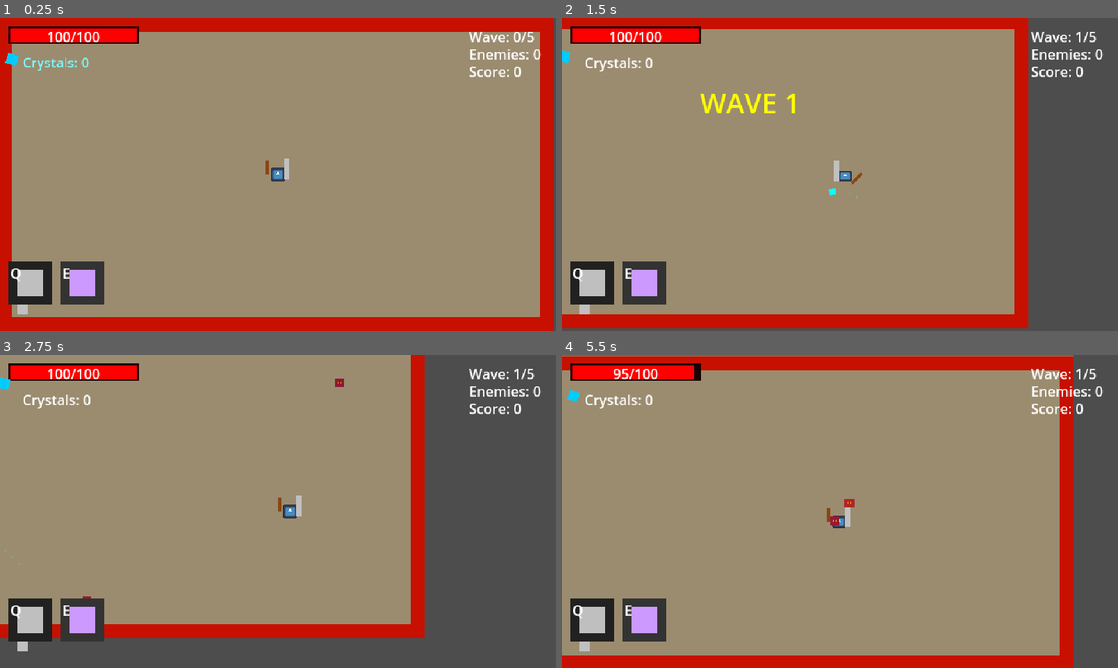
Above: before the commit, frames 1-4 (two rows, left to right).
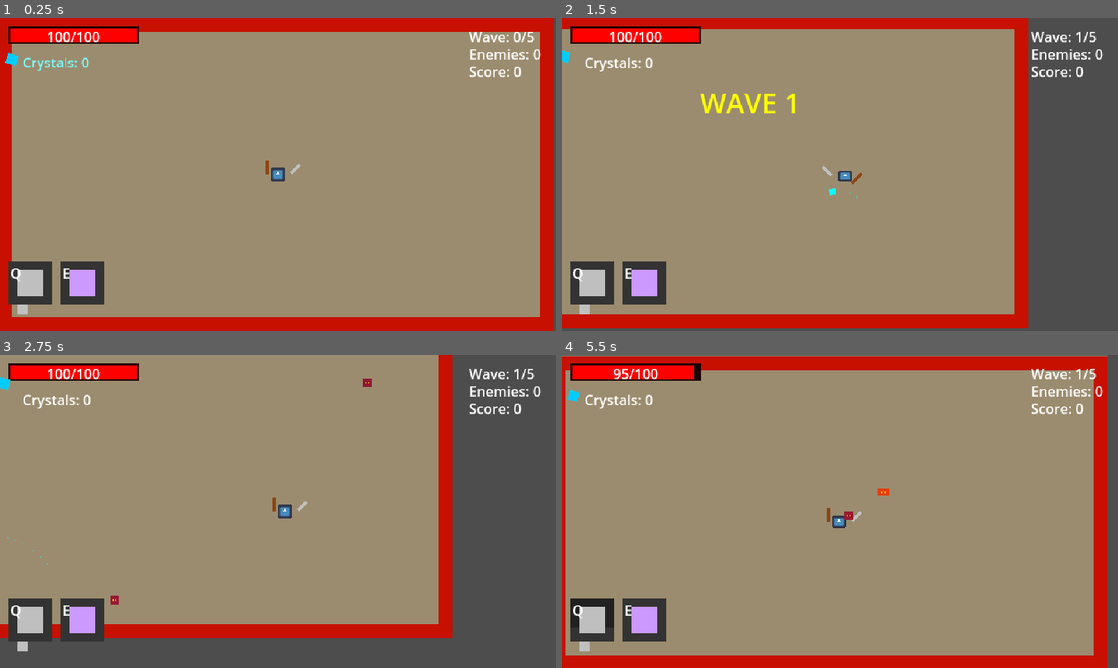
Above: after the commit, the same moments.

Repository: Azgr9/chaos
Game: Godot game, scene res://Scenes/Game/Game.tscn
Two runs of this game, one before a commit and one after it. Both use one fixed random seed, a clock stepped at 60 frames per second and the inputs below. The engine's default icon, where the game draws it, is replaced by a stand-in: a white triangle on a blue panel in a dark square.
Inputs (mouse positions are in pixels of both pictures, inside the frame that each line leads up to):
- Up to frame 1 (0.25 s): no input
- Up to frame 2 (1.5 s): move the mouse to (962, 158) at 0.52 s; hold D (move_right) 0.53-1.28 s; tap Space (dash) at 0.6 s; move the mouse to (728, 190) at 1.27 s; hold S (move_down) from 1.28 s (still down); right-click (728, 190) at 1.35 s
- Up to frame 3 (2.75 s): move the mouse to (333, 442) at 2.02 s; release S (move_down) at 2.03 s; hold D (move_right) from 2.03 s (still down); click (333, 442) at 2.1 s
- Up to frame 4 (5.5 s): move the mouse to (812, 574) at 2.77 s; release D (move_right) at 2.78 s; hold W (move_up) 2.78-3.53 s; tap Q (swap_weapon) at 2.85 s; move the mouse to (1006, 558) at 3.52 s; hold O 3.53-4.28 s; hold A (move_left) 3.53-5.03 s; move the mouse to (673, 464) at 4.27 s; tap L at 4.35 s; move the mouse to (867, 511) at 5.02 s; hold S (move_down) from 5.03 s (still down); hold P from 5.03 s (still down)

The runs differ from the first frame. In frame 1, less than 0.1% of the frame differs, in the area x 51-54%, y 44-52%; in frame 2, less than 0.1%; in frame 3, 7.0%; in frame 4, 9.1%, in the area x 0-99%, y 0-100%.
Error before the commit: Parse Error: Expression is of type "Node" so it can't be of type "Tween". (res://Scripts/Weapons/BasicSword.gd:348)

Commit message:
Fix: Proper tween handling to prevent type errors
- Added active_attack_tween variable to track animation tweens properly
- Replaced incorrect tween cleanup logic that caused type errors
- Now properly kills active tween when attack is interrupted or finished
- Fixes Godot 4 tween handling (tweens are not child nodes)

🤖 Generated with [Claude Code](https://claude.com/claude-code)

Co-Authored-By: Claude <noreply@anthropic.com>

Diff:
--- a/Scripts/Weapons/BasicSword.gd
+++ b/Scripts/Weapons/BasicSword.gd
@@ -27,6 +27,7 @@
 var can_attack: bool = true
 var damage_multiplier: float = 1.0
 var hits_this_swing: Array = []  # Track what we hit this swing
+var active_attack_tween: Tween = null  # Track active tween to kill it if needed
 
 # Combo system
 var combo_count: int = 0
@@ -186,25 +187,29 @@
 	elif is_dash_attack:
 		sprite.color = Color.CYAN  # Cyan for dash attack
 
-	var tween = create_tween()
-	tween.set_parallel(true)
+	# Kill any existing tween before creating a new one
+	if active_attack_tween:
+		active_attack_tween.kill()
+
+	active_attack_tween = create_tween()
+	active_attack_tween.set_parallel(true)
 
 	# Scale up from idle size to full attack size
-	tween.tween_property(sprite, "scale", Vector2.ONE, duration * 0.3)
+	active_attack_tween.tween_property(sprite, "scale", Vector2.ONE, duration * 0.3)
 
 	# Starting position - raised up and back
 	pivot.rotation = deg_to_rad(-120)
 	pivot.position = Vector2(-5, -10)
 
 	# Create swing arc
-	tween.set_parallel(false)
+	active_attack_tween.set_parallel(false)
 
 	# Anticipation - pull back slightly more (shorter for speed)
-	tween.tween_property(pivot, "rotation", deg_to_rad(-130), duration * 0.2)
-	tween.parallel().tween_property(pivot, "position", Vector2(-8, -12), duration * 0.2)
+	active_attack_tween.tween_property(pivot, "rotation", deg_to_rad(-130), duration * 0.2)
+	active_attack_tween.parallel().tween_property(pivot, "position", Vector2(-8, -12), duration * 0.2)
 
 	# Enable hitbox and create enhanced trail
-	tween.tween_callback(func():
+	active_attack_tween.tween_callback(func():
 		hit_box_collision.disabled = false
 		_create_swing_trail(is_combo_finisher, is_dash_attack)
 	)
@@ -212,29 +217,29 @@
 	# Main swing - more stretch for combo finisher
 	var stretch_amount = 1.7 if is_combo_finisher else 1.5
 	sprite.scale = Vector2(stretch_amount, 0.6)
-	tween.tween_property(pivot, "rotation", deg_to_rad(70), duration * 0.5)\
+	active_attack_tween.tween_property(pivot, "rotation", deg_to_rad(70), duration * 0.5)\
 		.set_trans(Tween.TRANS_CUBIC).set_ease(Tween.EASE_OUT)
-	tween.parallel().tween_property(pivot, "position", Vector2(5, 5), duration * 0.5)\
+	active_attack_tween.parallel().tween_property(pivot, "position", Vector2(5, 5), duration * 0.5)\
 		.set_trans(Tween.TRANS_CUBIC).set_ease(Tween.EASE_OUT)
 
 	# Reset scale with bounce
-	tween.parallel().tween_property(sprite, "scale", Vector2.ONE, duration * 0.3)\
+	active_attack_tween.parallel().tween_property(sprite, "scale", Vector2.ONE, duration * 0.3)\
 		.set_trans(Tween.TRANS_BACK).set_ease(Tween.EASE_OUT)
 
 	# Follow through
-	tween.tween_property(pivot, "rotation", deg_to_rad(90), duration * 0.3)\
+	active_attack_tween.tween_property(pivot, "rotation", deg_to_rad(90), duration * 0.3)\
 		.set_trans(Tween.TRANS_SINE).set_ease(Tween.EASE_OUT)
 
 	# Disable hitbox
-	tween.tween_callback(func(): hit_box_collision.disabled = true)
+	active_attack_tween.tween_callback(func(): hit_box_collision.disabled = true)
 
 	# Return to idle position
-	tween.tween_property(pivot, "position", Vector2.ZERO, 0.15)
-	tween.parallel().tween_property(pivot, "rotation", deg_to_rad(45), 0.15)
-	tween.parallel().tween_property(sprite, "scale", Vector2(0.6, 0.6), 0.15)
+	active_attack_tween.tween_property(pivot, "position", Vector2.ZERO, 0.15)
+	active_attack_tween.parallel().tween_property(pivot, "rotation", deg_to_rad(45), 0.15)
+	active_attack_tween.parallel().tween_property(sprite, "scale", Vector2(0.6, 0.6), 0.15)
 
 	# Finish
-	tween.tween_callback(finish_attack)
+	active_attack_tween.tween_callback(finish_attack)
 
 func _perform_horizontal_swing(duration: float = 0.25, is_dash_attack: bool = false):
 	# Enhanced visuals for combo finisher
@@ -244,23 +249,27 @@
 	elif is_dash_attack:
 		sprite.color = Color.CYAN  # Cyan for dash attack
 
-	var tween = create_tween()
-	tween.set_parallel(true)
+	# Kill any existing tween before creating a new one
+	if active_attack_tween:
+		active_attack_tween.kill()
+
+	active_attack_tween = create_tween()
+	active_attack_tween.set_parallel(true)
 
 	# Scale up from idle size to full attack size
-	tween.tween_property(sprite, "scale", Vector2.ONE, duration * 0.3)
+	active_attack_tween.tween_property(sprite, "scale", Vector2.ONE, duration * 0.3)
 
 	# Starting position - pulled to the side
 	pivot.rotation = deg_to_rad(-90)
 	pivot.position = Vector2(-8, 0)
 
-	tween.set_parallel(false)
+	active_attack_tween.set_parallel(false)
 
 	# Anticipation
-	tween.tween_property(pivot, "rotation", deg_to_rad(-100), duration * 0.2)
+	active_attack_tween.tween_property(pivot, "rotation", deg_to_rad(-100), duration * 0.2)
 
 	# Enable hitbox and create enhanced trail
-	tween.tween_callback(func():
+	active_attack_tween.tween_callback(func():
 		hit_box_collision.disabled = false
 		_create_swing_trail(is_combo_finisher, is_dash_attack)
 	)
@@ -268,26 +277,26 @@
 	# Main sweep - more stretch for combo finisher
 	var stretch_amount = 0.6 if is_combo_finisher else 0.7
 	sprite.scale.y = stretch_amount
-	tween.tween_property(pivot, "rotation", deg_to_rad(90), duration * 0.5)\
+	active_attack_tween.tween_property(pivot, "rotation", deg_to_rad(90), duration * 0.5)\
 		.set_trans(Tween.TRANS_CUBIC).set_ease(Tween.EASE_OUT)
-	tween.parallel().tween_property(pivot, "position", Vector2(8, 0), duration * 0.5)
+	active_attack_tween.parallel().tween_property(pivot, "position", Vector2(8, 0), duration * 0.5)
 
 	# Reset scale with bounce
-	tween.parallel().tween_property(sprite, "scale:y", 1.0, duration * 0.3)\
+	active_attack_tween.parallel().tween_property(sprite, "scale:y", 1.0, duration * 0.3)\
 		.set_trans(Tween.TRANS_BACK).set_ease(Tween.EASE_OUT)
 
 	# Follow through
-	tween.tween_property(pivot, "rotation", deg_to_rad(100), duration * 0.3)
+	active_attack_tween.tween_property(pivot, "rotation", deg_to_rad(100), duration * 0.3)
 
 	# Disable hitbox
-	tween.tween_callback(func(): hit_box_collision.disabled = true)
+	active_attack_tween.tween_callback(func(): hit_box_collision.disabled = true)
 
 	# Return to idle position
-	tween.tween_property(pivot, "position", Vector2.ZERO, 0.15)
-	tween.parallel().tween_property(pivot, "rotation", deg_to_rad(45), 0.15)
-	tween.parallel().tween_property(sprite, "scale", Vector2(0.6, 0.6), 0.15)
-
-	tween.tween_callback(finish_attack)
+	active_attack_tween.tween_property(pivot, "position", Vector2.ZERO, 0.15)
+	active_attack_tween.parallel().tween_property(pivot, "rotation", deg_to_rad(45), 0.15)
+	active_attack_tween.parallel().tween_property(sprite, "scale", Vector2(0.6, 0.6), 0.15)
+
+	active_attack_tween.tween_callback(finish_attack)
 
 func _perform_stab_attack(duration: float = 0.25, is_dash_attack: bool = false):
 	# Enhanced visuals for combo finisher
@@ -297,56 +306,60 @@
 	elif is_dash_attack:
 		sprite.color = Color.CYAN  # Cyan for dash attack
 
-	var tween = create_tween()
-	tween.set_parallel(true)
+	# Kill any existing tween before creating a new one
+	if active_attack_tween:
+		active_attack_tween.kill()
+
+	active_attack_tween = create_tween()
+	active_attack_tween.set_parallel(true)
 
 	# Scale up from idle size to full attack size
-	tween.tween_property(sprite, "scale", Vector2.ONE, duration * 0.3)
+	active_attack_tween.tween_property(sprite, "scale", Vector2.ONE, duration * 0.3)
 
 	# Starting position - pulled back
 	pivot.rotation = 0
 	pivot.position = Vector2(-15, 0)
 
-	tween.set_parallel(false)
+	active_attack_tween.set_parallel(false)
 
 	# Pull back more (anticipation)
-	tween.tween_property(pivot, "position", Vector2(-20, 0), duration * 0.3)
+	active_attack_tween.tween_property(pivot, "position", Vector2(-20, 0), duration * 0.3)
 
 	# Enable hitbox and create enhanced trail
-	tween.tween_callback(func():
+	active_attack_tween.tween_callback(func():
 		hit_box_collision.disabled = false
 		_create_swing_trail(is_combo_finisher, is_dash_attack)
 	)
 
 	# Thrust forward - faster and further for combo finisher
 	var thrust_distance = 18.0 if is_combo_finisher else 15.0
-	tween.tween_property(pivot, "position", Vector2(thrust_distance, 0), duration * 0.4)\
+	active_attack_tween.tween_property(pivot, "position", Vector2(thrust_distance, 0), duration * 0.4)\
 		.set_trans(Tween.TRANS_CUBIC).set_ease(Tween.EASE_OUT)
 
 	# Scale for impact - more stretch for combo finisher
 	var stretch_amount = 1.8 if is_combo_finisher else 1.5
-	tween.parallel().tween_property(sprite, "scale:x", stretch_amount, duration * 0.2)
-	tween.tween_property(sprite, "scale:x", 1.0, duration * 0.2)\
+	active_attack_tween.parallel().tween_property(sprite, "scale:x", stretch_amount, duration * 0.2)
+	active_attack_tween.tween_property(sprite, "scale:x", 1.0, duration * 0.2)\
 		.set_trans(Tween.TRANS_BACK).set_ease(Tween.EASE_OUT)
 
 	# Pull back
-	tween.tween_property(pivot, "position", Vector2(0, 0), duration * 0.3)
+	active_attack_tween.tween_property(pivot, "position", Vector2(0, 0), duration * 0.3)
 
 	# Disable hitbox
-	tween.tween_callback(func(): hit_box_collision.disabled = true)
+	active_attack_tween.tween_callback(func(): hit_box_collision.disabled = true)
 
 	# Return to idle position
-	tween.tween_property(pivot, "position", Vector2.ZERO, 0.15)
-	tween.parallel().tween_property(pivot, "rotation", deg_to_rad(45), 0.15)
-	tween.parallel().tween_property(sprite, "scale", Vector2(0.6, 0.6), 0.15)
-
-	tween.tween_callback(finish_attack)
+	active_attack_tween.tween_property(pivot, "position", Vector2.ZERO, 0.15)
+	active_attack_tween.parallel().tween_property(pivot, "rotation", deg_to_rad(45), 0.15)
+	active_attack_tween.parallel().tween_property(sprite, "scale", Vector2(0.6, 0.6), 0.15)
+
+	active_attack_tween.tween_callback(finish_attack)
 
 func finish_attack():
-	# CRITICAL: Kill all active tweens to prevent stuck animations
-	for child in get_children():
-		if child is Tween:
-			child.kill()
+	# CRITICAL: Kill active tween to prevent stuck animations
+	if active_attack_tween:
+		active_attack_tween.kill()
+		active_attack_tween = null
 
 	# Use set_deferred to avoid "flushing queries" error
 	hit_box_collision.set_deferred("disabled", true)
--- a/Scripts/Weapons/Katana.gd
+++ b/Scripts/Weapons/Katana.gd
@@ -16,6 +16,7 @@
 var can_attack: bool = true
 var damage_multiplier: float = 1.0
 var hits_this_swing: Array = []
+var active_attack_tween: Tween = null  # Track active tween to kill it if needed
 
 var skill_cooldown: float = 6.0
 var skill_ready: bool = true
@@ -186,39 +187,43 @@
 	return true
 
 func _perform_quick_slash():
-	var tween = create_tween()
-	tween.set_parallel(true)
+	# Kill any existing tween before creating a new one
+	if active_attack_tween:
+		active_attack_tween.kill()
+
+	active_attack_tween = create_tween()
+	active_attack_tween.set_parallel(true)
 
 	# Scale up from idle size
-	tween.tween_property(sprite, "scale", Vector2(1.6, 0.6), 0.05)
+	active_attack_tween.tween_property(sprite, "scale", Vector2(1.6, 0.6), 0.05)
 
 	pivot.rotation = deg_to_rad(-90)
 	pivot.position = Vector2(-10, 0)
 
-	tween.set_parallel(false)
-
-	tween.tween_callback(func(): hit_box_collision.set_deferred("disabled", false))
-
-	tween.tween_property(pivot, "rotation", deg_to_rad(90), attack_duration)\
+	active_attack_tween.set_parallel(false)
+
+	active_attack_tween.tween_callback(func(): hit_box_collision.set_deferred("disabled", false))
+
+	active_attack_tween.tween_property(pivot, "rotation", deg_to_rad(90), attack_duration)\
 		.set_trans(Tween.TRANS_CUBIC).set_ease(Tween.EASE_IN_OUT)
-	tween.parallel().tween_property(sprite, "scale", Vector2.ONE, attack_duration)
-
-	tween.tween_callback(func(): hit_box_collision.set_deferred("disabled", true))
+	active_attack_tween.parallel().tween_property(sprite, "scale", Vector2.ONE, attack_duration)
+
+	active_attack_tween.tween_callback(func(): hit_box_collision.set_deferred("disabled", true))
 
 	# Return to idle position
-	tween.tween_property(pivot, "position", Vector2(0, 8), 0.1)
-	tween.parallel().tween_property(pivot, "rotation", deg_to_rad(45), 0.1)
-	tween.parallel().tween_property(sprite, "scale", Vector2(0.6, 0.6), 0.1)
-
-	tween.tween_callback(finish_attack)
+	active_attack_tween.tween_property(pivot, "position", Vector2(0, 8), 0.1)
+	active_attack_tween.parallel().tween_property(pivot, "rotation", deg_to_rad(45), 0.1)
+	active_attack_tween.parallel().tween_property(sprite, "scale", Vector2(0.6, 0.6), 0.1)
+
+	active_attack_tween.tween_callback(finish_attack)
 
 	attack_timer.start(attack_cooldown)
 
 func finish_attack():
-	# CRITICAL: Kill all active tweens to prevent stuck animations
-	for child in get_children():
-		if child is Tween:
-			child.kill()
+	# CRITICAL: Kill active tween to prevent stuck animations
+	if active_attack_tween:
+		active_attack_tween.kill()
+		active_attack_tween = null
 
 	# Use set_deferred to avoid "flushing queries" error
 	hit_box_collision.set_deferred("disabled", true)
